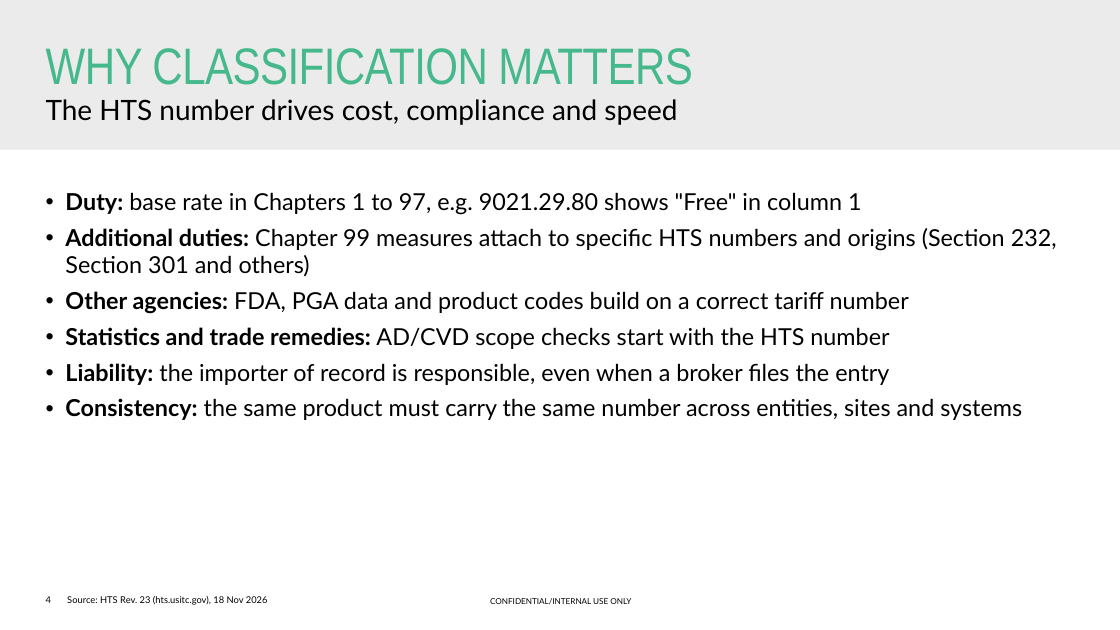
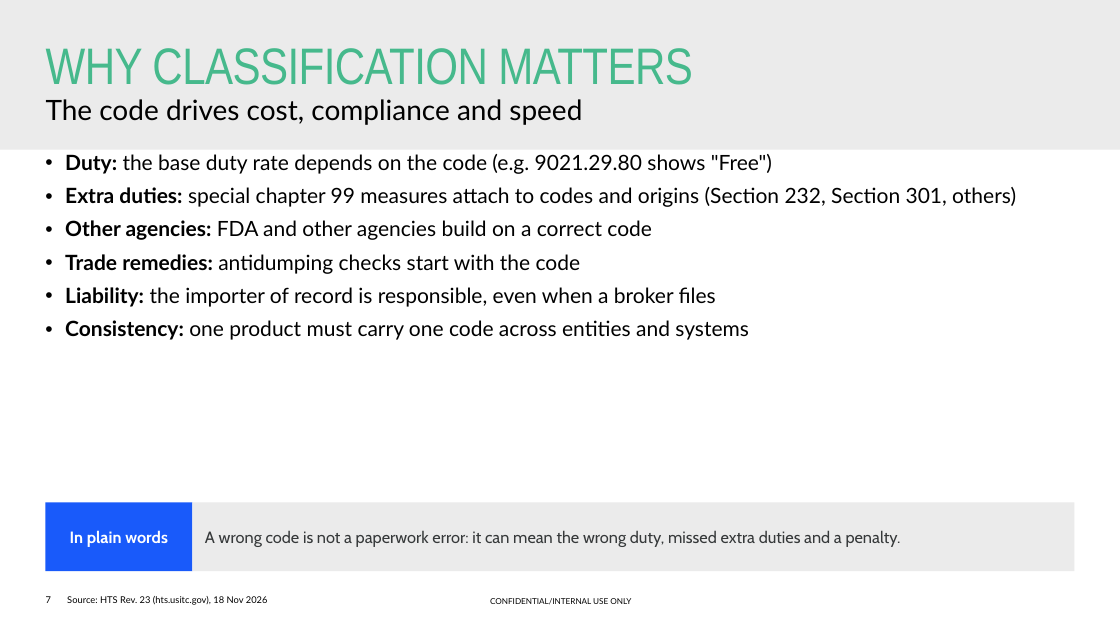
Before and after one commit to lars1909lg-bot/TradeKPI, a slide deck: slide 7 of training/Straumann_US_HTS_Classification_Training.pptx (slide 4 before the commit). Drawn at 1120x630 pixels with LibreOffice and Linux fonts; fonts in the diff are those of the drawing; background and template pictures are left out. Boxes give left, top, right and bottom in pixels: in the first picture for what was removed or moved away, otherwise in the second. Text is boxed around its words. In the diff, an @@ line names an element or a change of style, - is before the commit and + after.

```diff
--- a/training/Straumann_US_HTS_Classification_Training.pptx
+++ b/training/Straumann_US_HTS_Classification_Training.pptx
@@ text at bbox=[46, 99, 582, 125]: text changed @@
-The HTS number drives cost, compliance and speed
+The code drives cost, compliance and speed
@@ text at bbox=[65, 154, 1016, 340]: text changed; size 20 to 18 pt @@
-• Duty: base rate in Chapters 1 to 97, e.g. 9021.29.80 shows "Free" in column 1
-• Additional duties: Chapter 99 measures attach to specific HTS numbers and origins (Section 232, Section 301 and others)
-• Other agencies: FDA, PGA data and product codes build on a correct tariff number
-• Statistics and trade remedies: AD/CVD scope checks start with the HTS number
-• Liability: the importer of record is responsible, even when a broker files the entry
-• Consistency: the same product must carry the same number across entities, sites and systems
+• Duty: the base duty rate depends on the code (e.g. 9021.29.80 shows "Free")
+• Extra duties: special chapter 99 measures attach to codes and origins (Section 232, Section 301, others)
+• Other agencies: FDA and other agencies build on a correct code
+• Trade remedies: antidumping checks start with the code
+• Liability: the importer of record is responsible, even when a broker files
+• Consistency: one product must carry one code across entities and systems
@@ rectangle added at bbox=[45, 502, 192, 571], fill #195AFA, 14 pt, text #FFFFFF, bold @@
+In plain words
@@ rectangle added at bbox=[192, 502, 1075, 571], fill #EBEBEB, 14 pt, text #36393A @@
+A wrong code is not a paperwork error: it can mean the wrong duty, missed extra duties and a penalty.
@@ page number at bbox=[46, 596, 51, 603]: text changed @@
-4
+7
```
Also in this commit, not shown: 77 other slides changed, 4 slides added, 2 slides removed, 1 other file.
